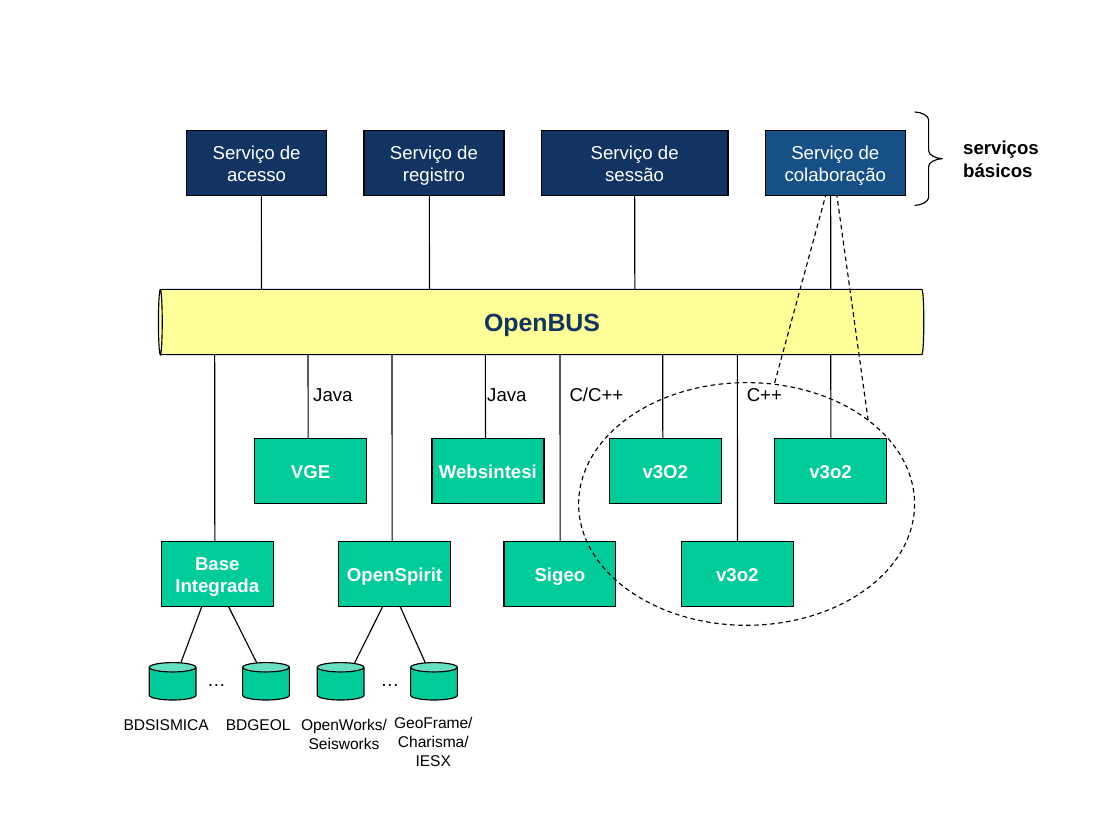
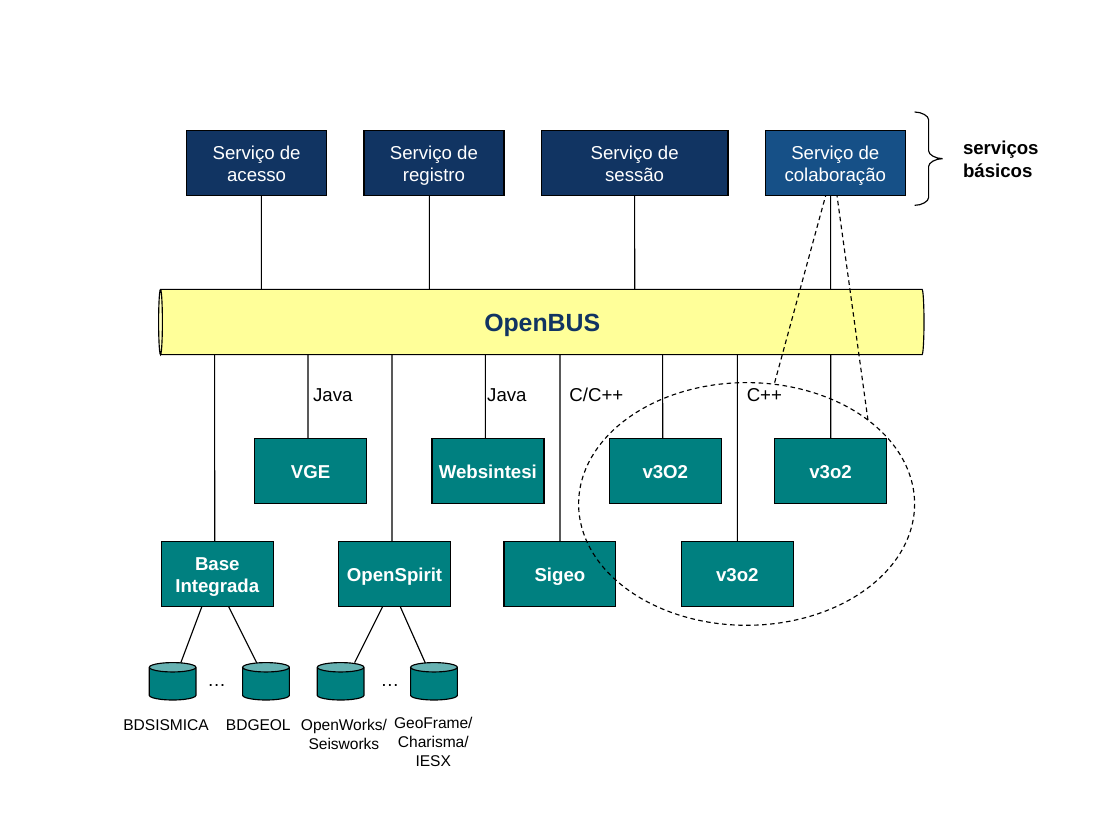
Before and after one commit to amadeubarbosa/openbus-core, a slide deck: slide 8 of docs/apresentacao/OpenBUS.ppt (slide 9 before the commit). Drawn at 1120x840 pixels with LibreOffice and Linux fonts; fonts in the diff are those of the drawing; background and template pictures are left out. Boxes give left, top, right and bottom in pixels: in the first picture for what was removed or moved away, otherwise in the second. Text is boxed around its words. In the diff, an @@ line names an element or a change of style, - is before the commit and + after.

Commit message:
# Arquivo corrigido com PowerPoint (OpenOffice gera problemas de fonts, figuras, etc no arquivo original gerado no MAC...)

```diff
--- a/docs/apresentacao/OpenBUS.ppt
+++ b/docs/apresentacao/OpenBUS.ppt
@@ fill #00CC99 to #008080 in 12 elements at bbox=[254, 439, 366, 504], bbox=[161, 541, 273, 606], bbox=[338, 541, 450, 606], bbox=[504, 541, 616, 606], bbox=[681, 541, 793, 606], bbox=[775, 439, 887, 504], bbox=[609, 439, 721, 504], bbox=[432, 439, 544, 504], bbox=[149, 663, 196, 700], bbox=[243, 663, 290, 700], bbox=[317, 663, 364, 700], bbox=[411, 663, 458, 700] @@
```
Also in this commit, not shown: 20 other slides changed, 1 slide added, 3 slides removed.
